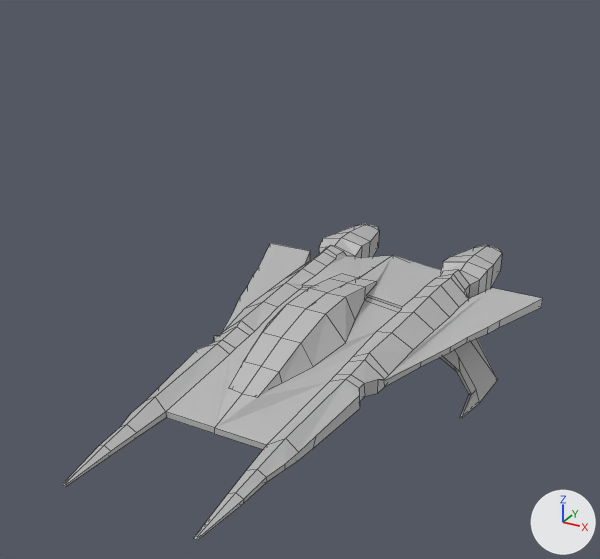
Two versions of the Blender file Buck Rogers in the 25th Century/Assets/ThunderFighter.blend, one commit apart.
Camera for both pictures: a 50 mm camera at (9.01, -18.27, 10.08) aimed at (-0.27, -1.39, 1.64). Lighting does not change. The marker at lower right points along +X, +Y and +Z. Mesh edges are drawn as thin lines.
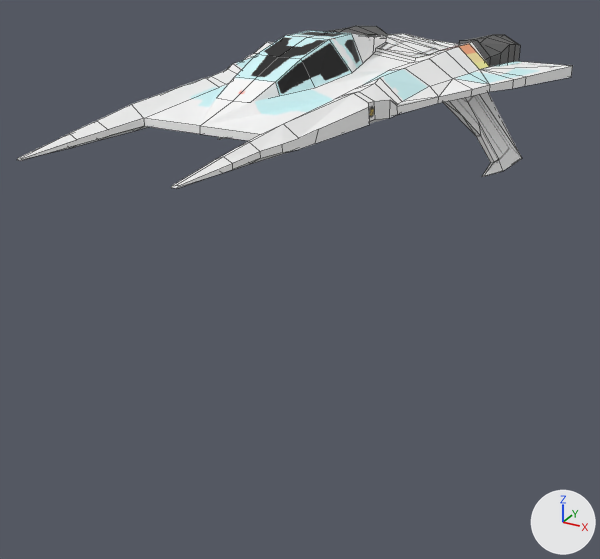
Changed parts and their boxes (x1, y1, x2, y2) in the pictures (600 x 559 px):
'Cube', surface changed, reshaped, moved (16% wider, 49% shorter)
    before: (63, 224, 543, 540)
    after: (17, 26, 573, 188)
part 1 of me_cube_001, built on
    before: (220, 243, 542, 381)
    after: (244, 33, 571, 136)
part 2 of me_cube_001, built on
    before: (335, 224, 502, 288)
    after: (358, 26, 520, 61)

Edits to the bpy script that builds the scene:
```text
Add img_thunderfighter:
    img_thunderfighter = load_image('ThunderFighter', 'ThunderFighterTexture.png', 1024, 1024, 'sRGB')
Change mat_material_001:
    remove mat_material_001.base_color = (0.5, 0.5, 0.5)  # grey #bcbcbc
    add mat_material_001.texture = img_thunderfighter
Change me_cube_001:
    used by ob_cube; location = (0.0, 0.0, 0.0)
    remove me_cube_001.from_pydata(...)  # 218 vertices, 153 faces; spans x 0.0..4.6, y -8.7..7.2, z -2.4..1.0
    add me_cube_001.from_pydata(...)  # 238 vertices, 200 faces; spans x 0.0..4.6, y -8.7..7.2, z -2.4..1.0
    me_cube_001 part 1
    5 faces are deleted
    8 vertices are added at x 0.0..2.8, y -0.7..4.3, z -1.0..0.5
    36 new faces join them
    me_cube_001 part 2
    4 vertices are removed from x 1.9..2.5, y 7.2, z -0.7..0.0
    7 faces are deleted
    4 vertices in x 1.7..2.7, y 6.9..7.2, z -0.7..0.2 move by (-0.1, 0.0, 0.0)
    3 vertices move from x 1.7..2.7, y 6.9..7.2, z 0.0 to x 1.6..2.6, y 6.9..7.2, z -0.1..0.1
    16 vertices are added at x 1.8..2.4, y 6.4..7.2, z -0.5..0.1
    23 new faces join them
Change ob_cube:
    ob_cube.location: (0.0, 0.0, 0.0) -> (0.0, 0.0, 6.64)
```
